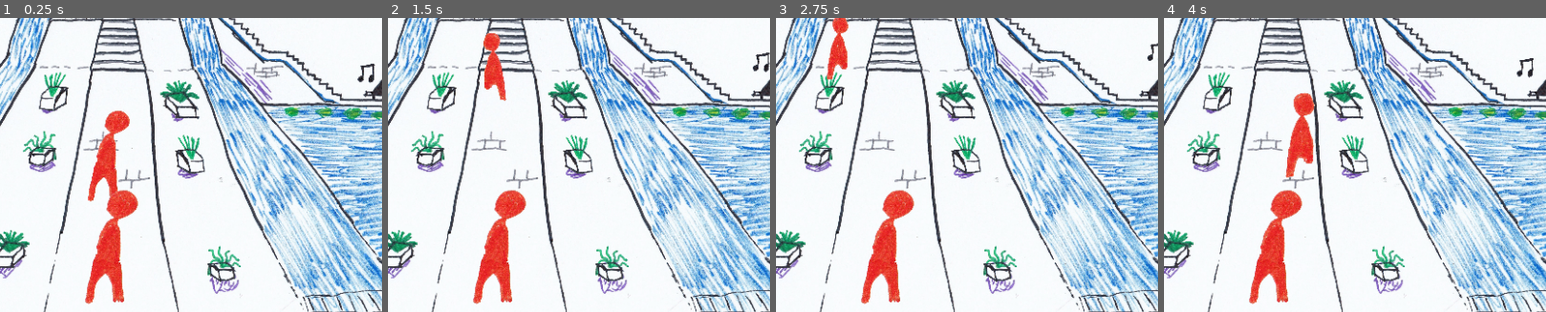
Above: before the commit, frames 1-4 (left to right).
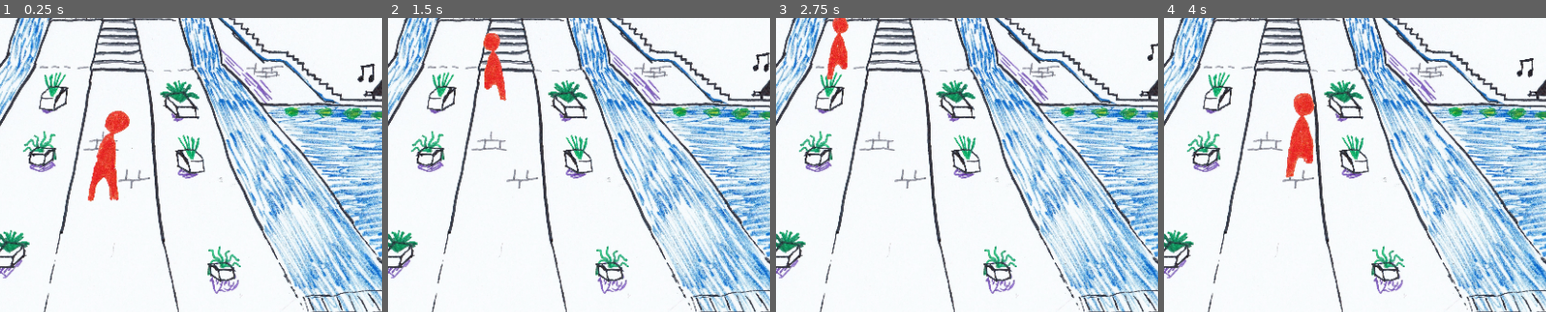
Above: after the commit, the same moments.

Repository: Swepedia/Flatgame
Game: Godot game, scene res://World.tscn
The game is run twice, just before and just after one commit, with the same random seed, the same clock (stepped at 60 frames per second) and the same inputs. This scene is started directly instead of the project's main scene.
Inputs (mouse positions are % of the whole screen's width and height, from its top left):
- Up to frame 1 (0.25 s): no input
- Up to frame 2 (1.5 s): move the mouse to (48, 31) at 0.52 s; click (48, 31) at 0.67 s; move the mouse to (30, 55) at 1.27 s; click (30, 55) at 1.42 s
- Up to frame 3 (2.75 s): move the mouse to (60, 28) at 2.02 s; click (60, 28) at 2.17 s
- Up to frame 4 (4 s): move the mouse to (45, 70) at 2.77 s; click (45, 70) at 2.92 s; move the mouse to (80, 65) at 3.52 s; click (80, 65) at 3.67 s
The pictures show only the part of the screen within x 32-82%, y 38-88%; the shares and areas given below are measured in that part.

The runs differ from the first frame. In frame 1, 2.3% of the frame differs, in the area x 22-38%, y 58-98%; in frame 2, 2.3%; in frame 3, 2.3%; in frame 4, 2.3%.

Commit message:
Remove erroneous Player

Diff:
--- a/World.tscn
+++ b/World.tscn
@@ -1,12 +1,7 @@
-[gd_scene load_steps=3 format=2]
+[gd_scene load_steps=2 format=2]
 
-[ext_resource path="res://Player.tscn" type="PackedScene" id=1]
 [ext_resource path="res://Entrance.tscn" type="PackedScene" id=2]
 
 [node name="World" type="Node"]
 
 [node name="Entrance" parent="." instance=ExtResource( 2 )]
-
-[node name="Player" parent="." instance=ExtResource( 1 )]
-position = Vector2( 380.546, 549.414 )
-scale = Vector2( 0.292717, 0.292717 )
